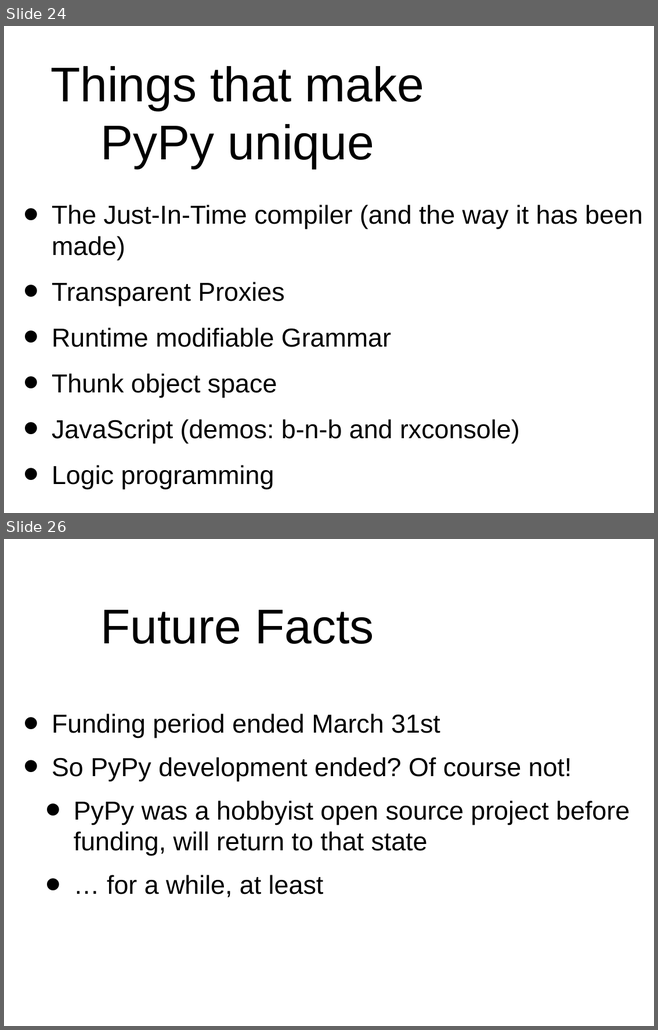
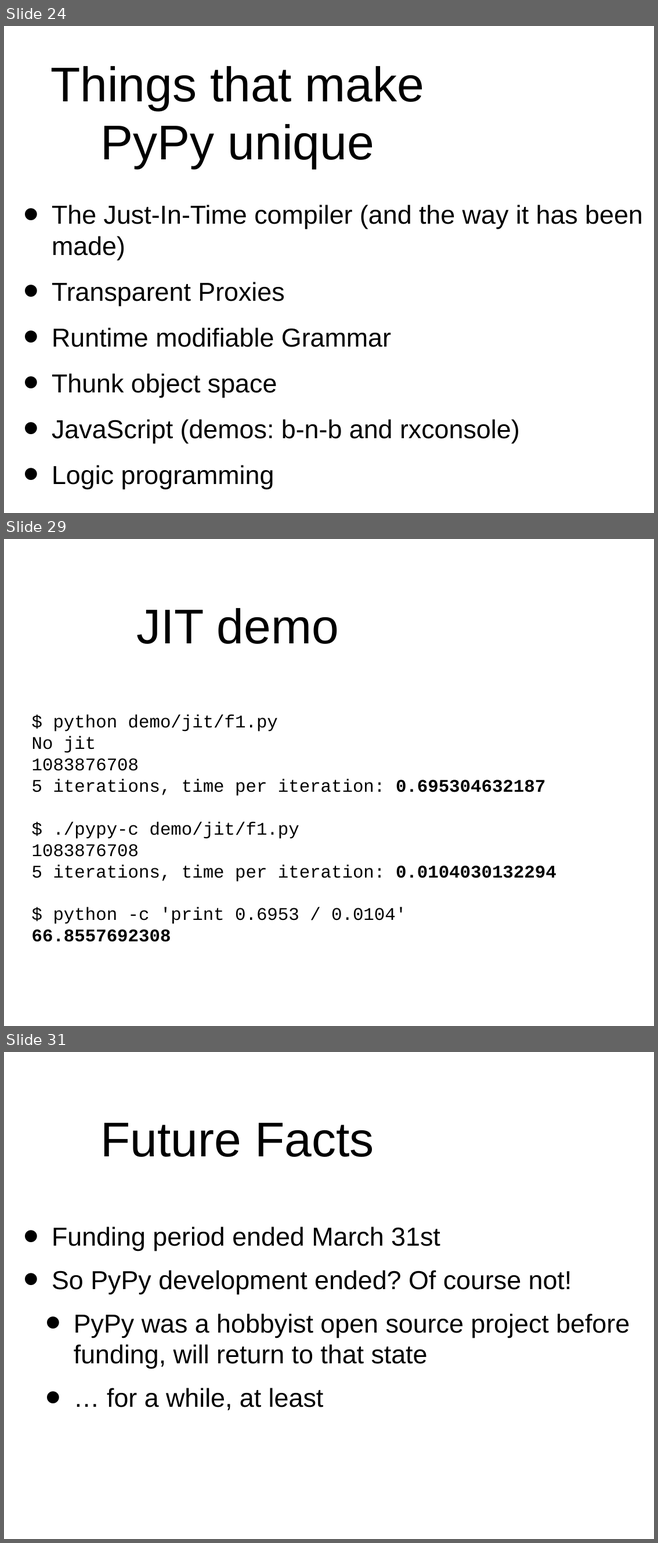
Before and after one commit to wdv4758h/pypy-extradoc, a slide deck: talk/pycon-uno2007/pycon07.odp. Shown one above the other, each under a label of ours: slides 24 and 26 before the commit, slides 24, 29 and 31 after it; the slides between them are not shown. The pictures are 658x1030 and 658x1543 pixels, drawn with LibreOffice and Linux fonts; fonts in the diff are those of the drawing; background and template pictures are left out. Boxes give left, top, right and bottom in pixels: in the first picture for what was removed or moved away, otherwise in the second. Text is boxed around its words. In the diff, an @@ line names an element or a change of style, - is before the commit and + after.

Commit message:
small updates and the JIT demo

```diff
--- a/talk/pycon-uno2007/pycon07.odp
+++ b/talk/pycon-uno2007/pycon07.odp
@@ slide 29 added at (x1=4, y1=539, x2=654, y2=1026), background #FFFFFF @@
@@ title added at (x1=136, y1=608, x2=339, y2=644), 60 pt, text #000000 @@
+JIT demo
@@ text added at (x1=32, y1=715, x2=556, y2=942), 22 pt, text #000000 @@
+$ python demo/jit/f1.py
+No jit
+1083876708
+5 iterations, time per iteration: 0.695304632187
+$ ./pypy-c demo/jit/f1.py
+1083876708
+5 iterations, time per iteration: 0.0104030132294
+$ python -c 'print 0.6953 / 0.0104'
+66.8557692308
@@ what was slide 26 is now slide 31 @@
```
Also in this commit, not shown: 2 slides changed, 4 other slides added, 1 other file.
